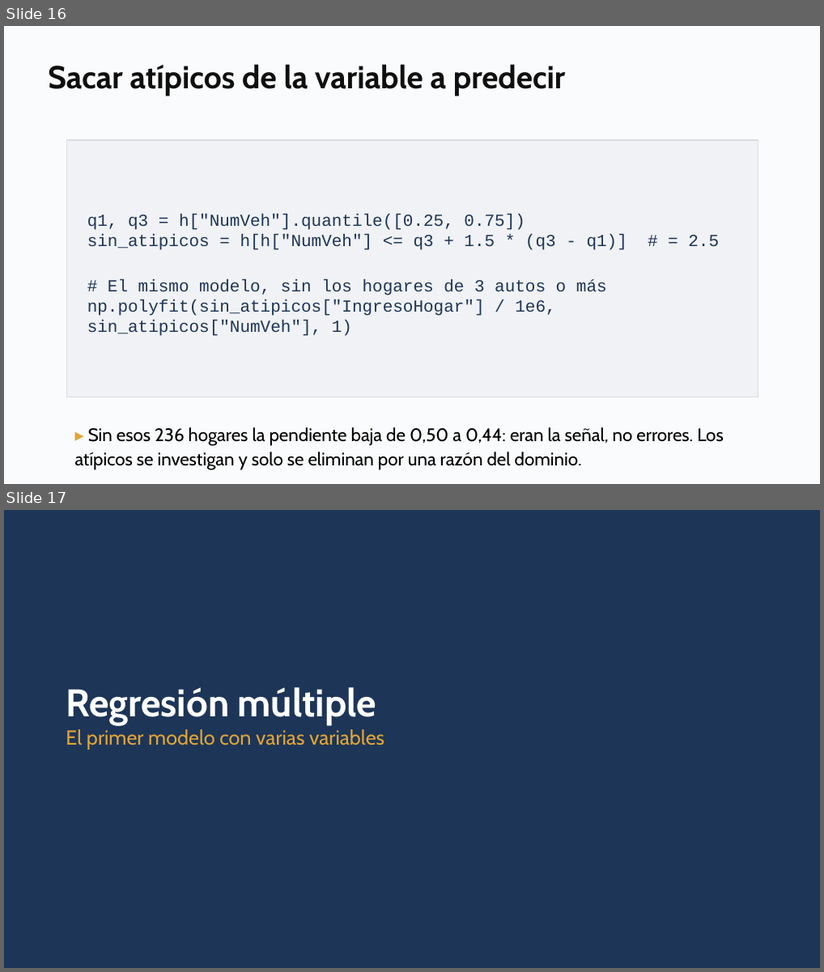
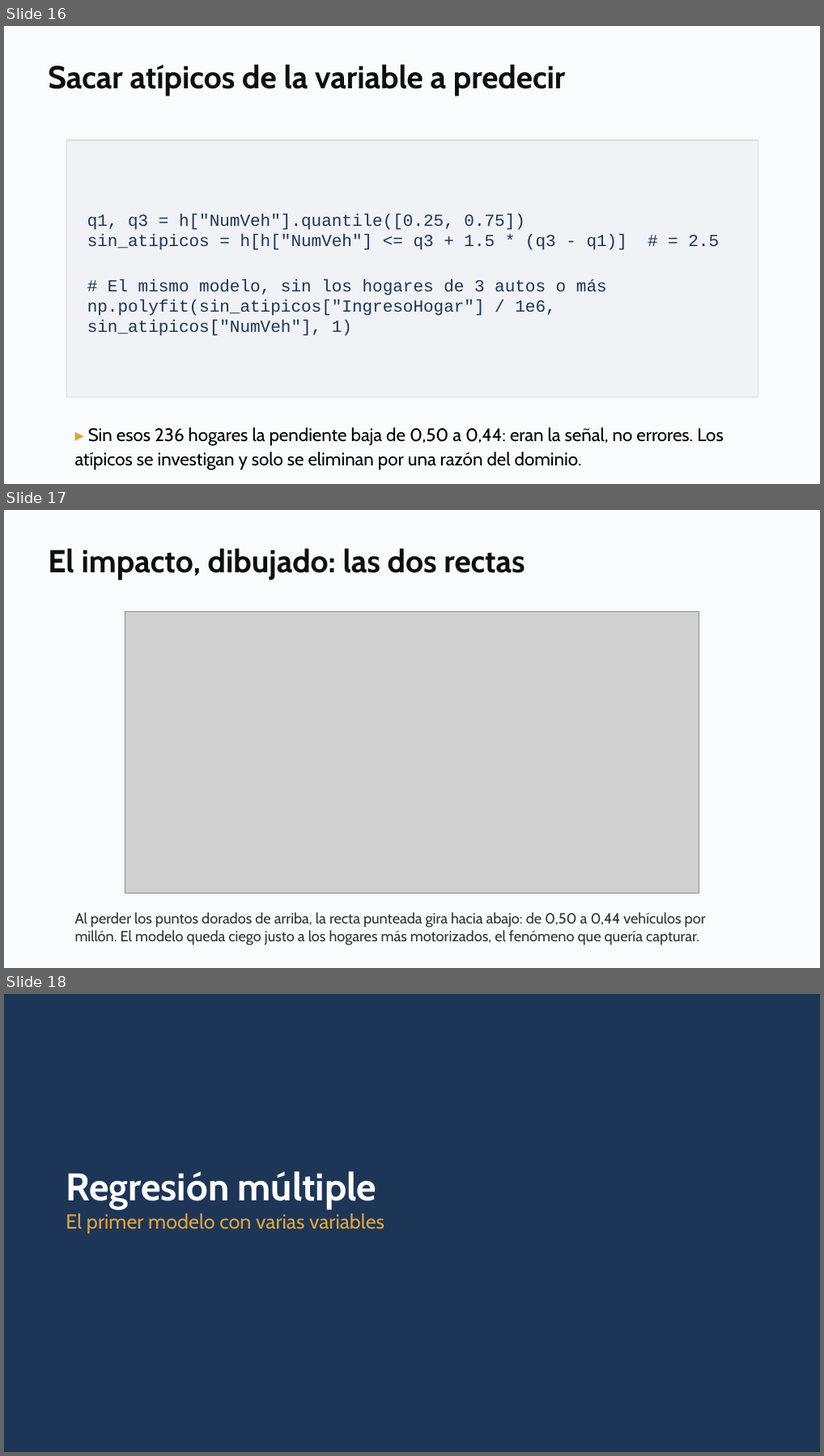
Before and after one commit to daniopitz/diplomado-cdd, a slide deck: presentaciones/clase04_regresion_multiple.pptx. Shown one above the other, each under a label of ours: slides 16 and 17 before the commit, slides 16, 17 and 18 after it. The pictures are 824x972 and 824x1456 pixels, drawn with LibreOffice and Linux fonts; fonts in the diff are those of the drawing; grey boxes stand for pictures. Boxes give left, top, right and bottom in pixels: in the first picture for what was removed or moved away, otherwise in the second. Text is boxed around its words. In the diff, an @@ line names an element or a change of style, - is before the commit and + after.

```diff
--- a/presentaciones/clase04_regresion_multiple.pptx
+++ b/presentaciones/clase04_regresion_multiple.pptx
@@ slide 17 added at (4, 510, 820, 968), background #FFFFFF @@
@@ rectangle added at (4, 510, 820, 968), fill #FAFBFC @@
@@ text added at (48, 548, 525, 580), 28 pt, text #0F0F0F, bold @@
+El impacto, dibujado: las dos rectas
@@ picture added at (125, 612, 700, 894) @@
@@ text added at (75, 913, 706, 946), 13 pt, text #333333 @@
+Al perder los puntos dorados de arriba, la recta punteada gira hacia abajo: de 0,50 a 0,44 vehículos por millón. El modelo queda ciego justo a los hogares más motorizados, el fenómeno que quería capturar.
@@ what was slide 17 is now slide 18 @@
```
Also in this commit, not shown: 1 other file.
